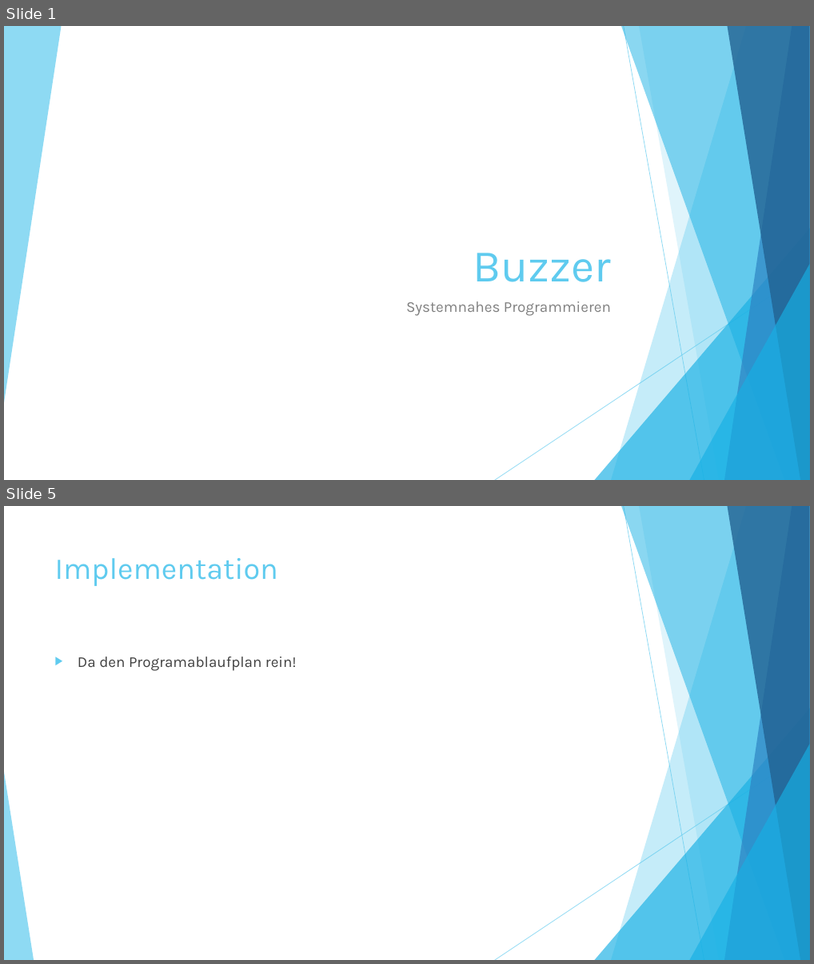
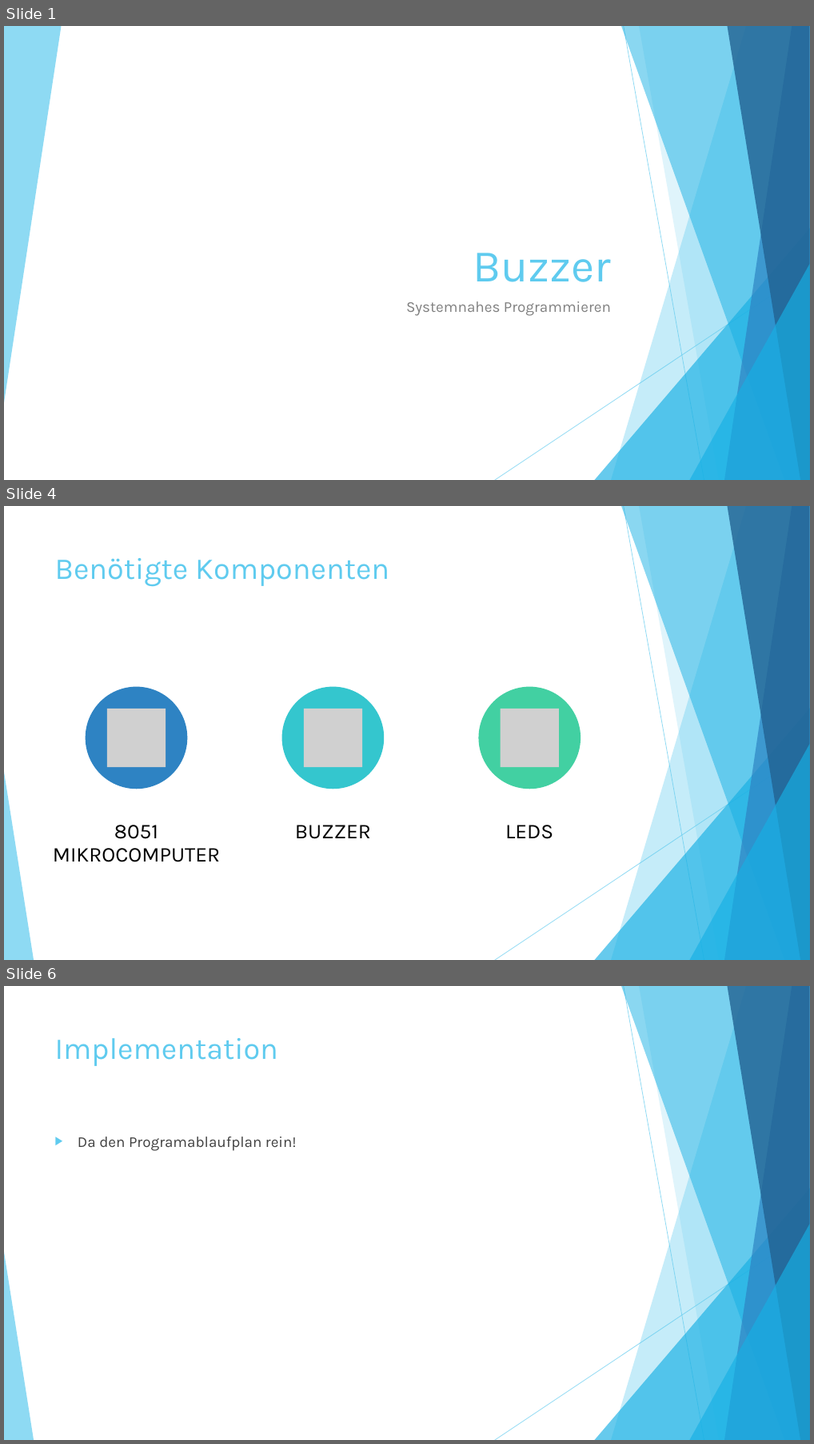
Before and after one commit to assamblerbuzzer/Buzzer, a slide deck: Buzzer.pptx. Shown one above the other, each under a label of ours: slides 1 and 5 before the commit, slides 1, 4 and 6 after it; the slides between them are not shown. The pictures are 814x964 and 814x1444 pixels, drawn with LibreOffice and Linux fonts; fonts in the diff are those of the drawing; grey boxes stand for pictures. Boxes give left, top, right and bottom in pixels: in the first picture for what was removed or moved away, otherwise in the second. Text is boxed around its words. In the diff, an @@ line names an element or a change of style, - is before the commit and + after.

```diff
--- a/Buzzer.pptx
+++ b/Buzzer.pptx
@@ slide 4 added at (x1=4, y1=506, x2=810, y2=960), background #FFFFFF; not listed: 10 template elements that a slide beside it also shows @@
@@ title added at (x1=55, y1=558, x2=390, y2=587), 36 pt, text #5FCBEF @@
+Benötigte Komponenten
@@ group added at (x1=53, y1=686, x2=581, y2=862): 3 ellipses, 3 pictures, 3 texts @@
+8051 MIKROCOMPUTER
+BUZZER
+LEDS
@@ what was slide 5 is now slide 6 @@
```
Also in this commit, not shown: 4 slides changed, 1 other slide added, 1 slide removed.
